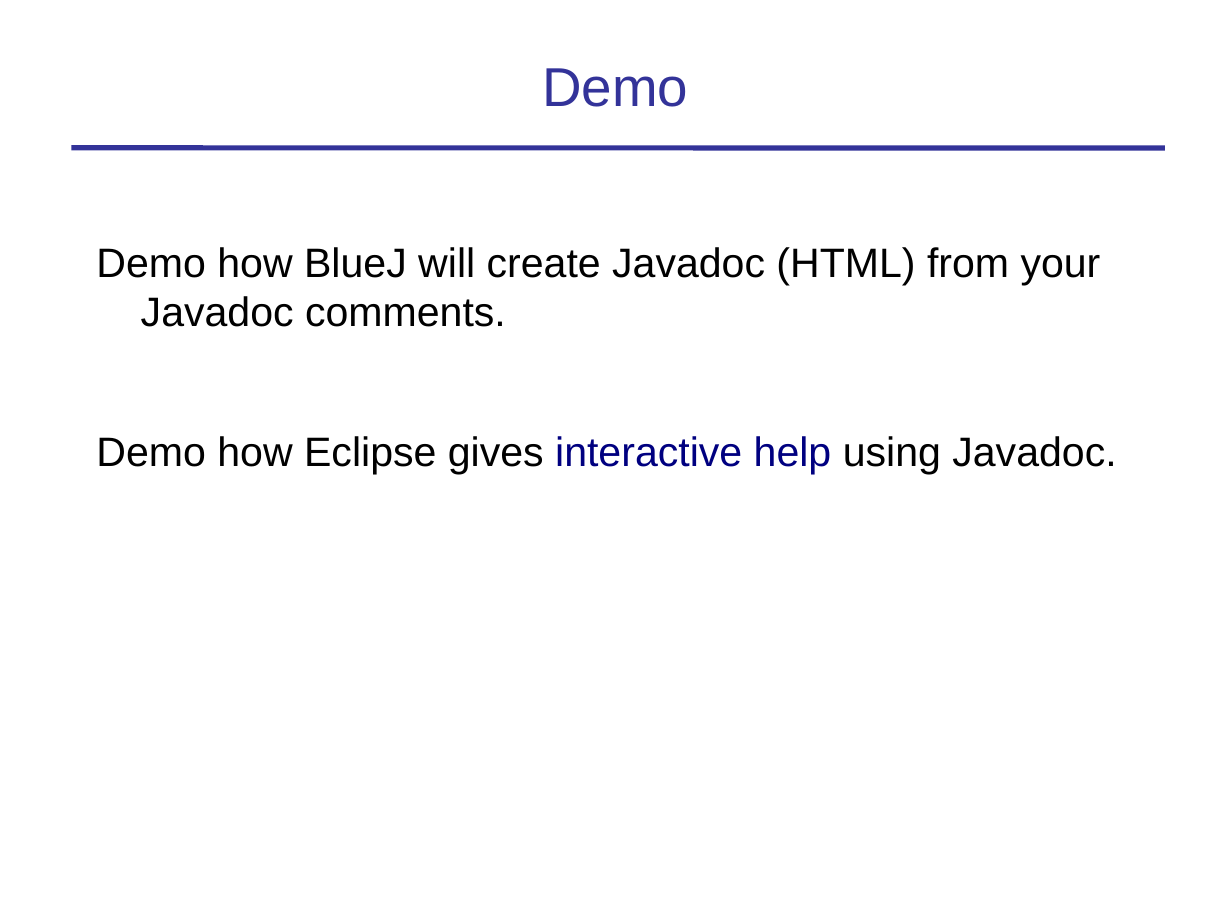
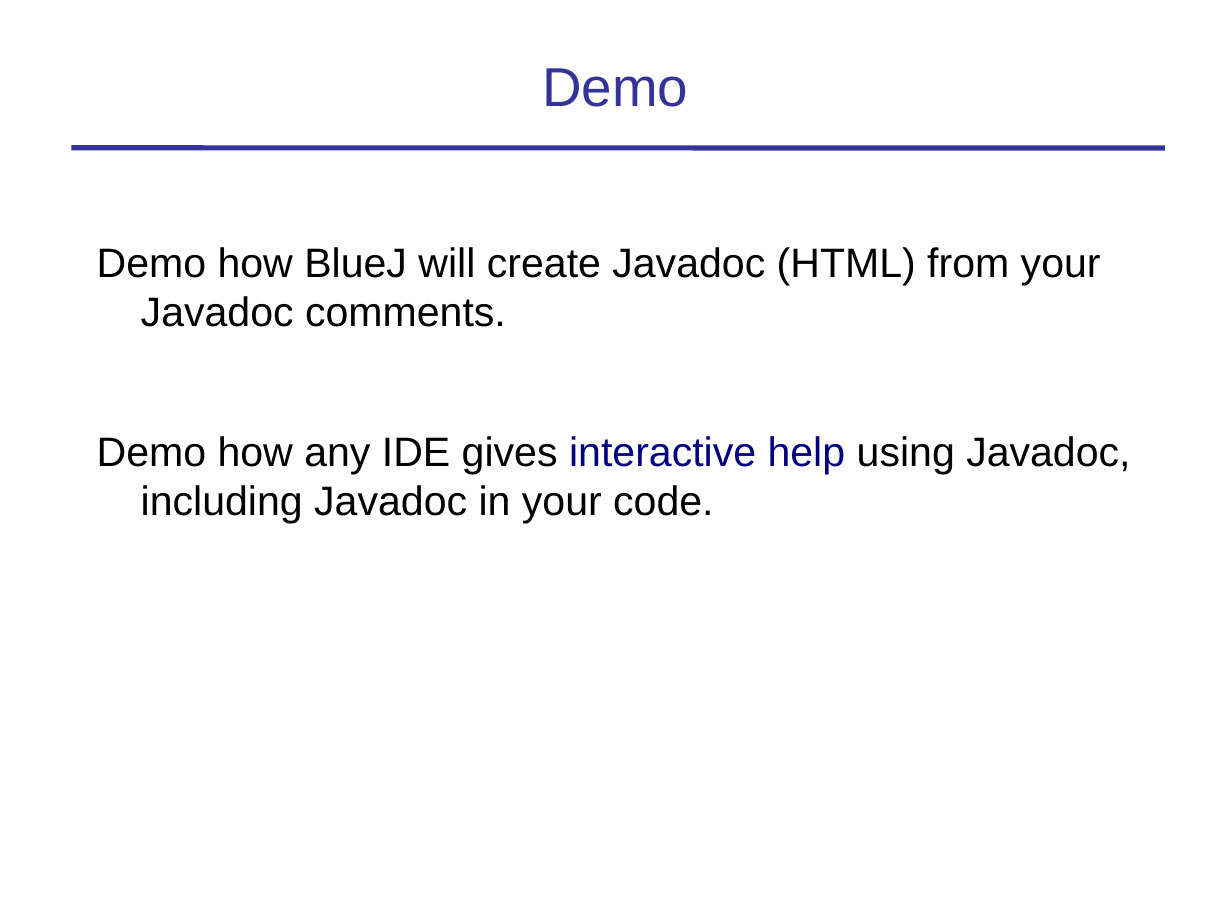
Before and after one commit to skeoop/skeoop.github.io, a slide deck: slide 13 of intro/Coding-Standard-and-Javadoc.ppt. Drawn at 1232x924 pixels with LibreOffice and Linux fonts; fonts in the diff are those of the drawing. Boxes give left, top, right and bottom in pixels: in the first picture for what was removed or moved away, otherwise in the second. Text is boxed around its words. In the diff, an @@ line names an element or a change of style, - is before the commit and + after.

```diff
--- a/intro/Coding-Standard-and-Javadoc.ppt
+++ b/intro/Coding-Standard-and-Javadoc.ppt
@@ text at box(97, 436, 1130, 523): text changed @@
-Demo how Eclipse gives interactive help using Javadoc.
+Demo how any IDE gives interactive help using Javadoc, including Javadoc in your code.
```
Also in this commit, not shown: 8 other slides changed, 3 slides added, 12 other files.
